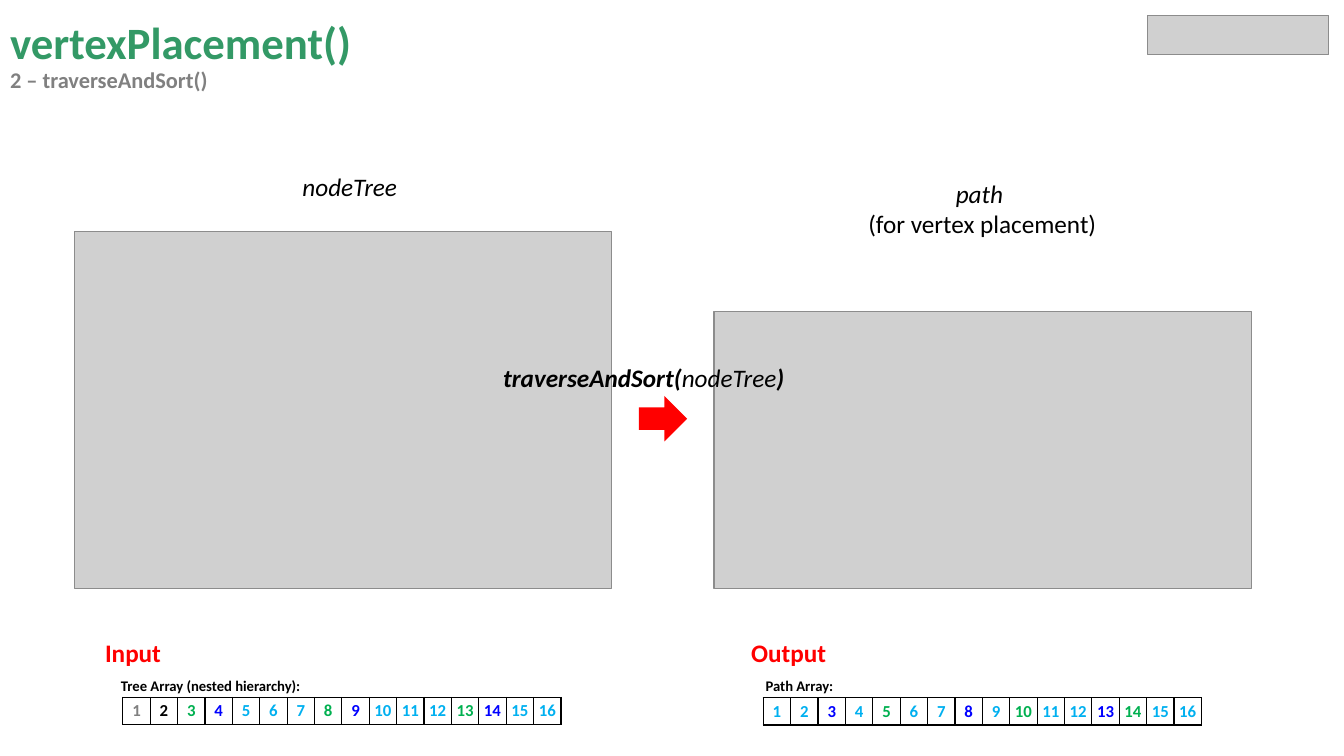
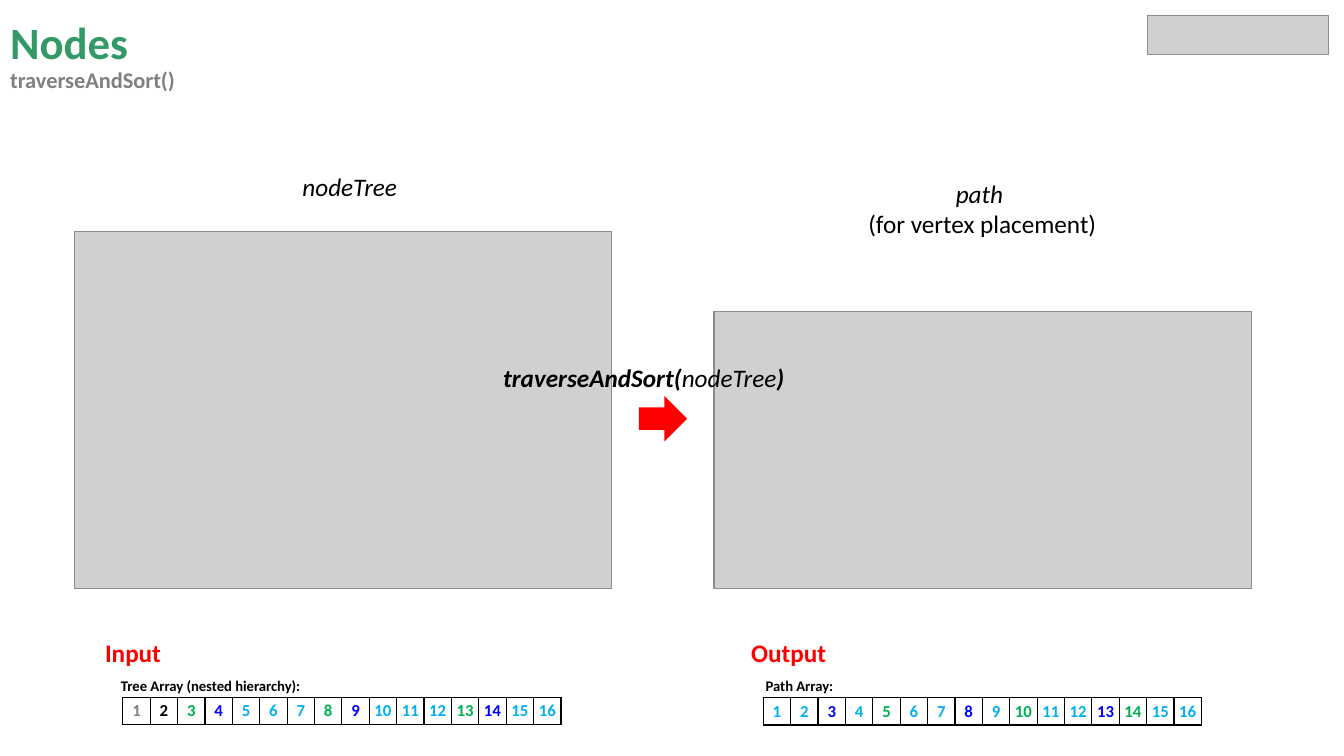
Before and after one commit to miguelrk/tum-mw-bachelorarbeit, a slide deck: slide 11 of 3 Entwicklungsphase/weekly_meeting_11.pptx (slide 13 before the commit). Drawn at 1344x756 pixels with LibreOffice and Linux fonts; fonts in the diff are those of the drawing; grey boxes stand for pictures. Boxes give left, top, right and bottom in pixels: in the first picture for what was removed or moved away, otherwise in the second. Text is boxed around its words. In the diff, an @@ line names an element or a change of style, - is before the commit and + after.

```diff
--- a/3 Entwicklungsphase/weekly_meeting_11.pptx
+++ b/3 Entwicklungsphase/weekly_meeting_11.pptx
@@ title at (10,27,175,91): text changed @@
-vertexPlacement()
-2 – traverseAndSort()
+Nodes
+traverseAndSort()
```
Also in this commit, not shown: 5 other slides changed, 2 slides added, 1 slide removed, 4 other files.
